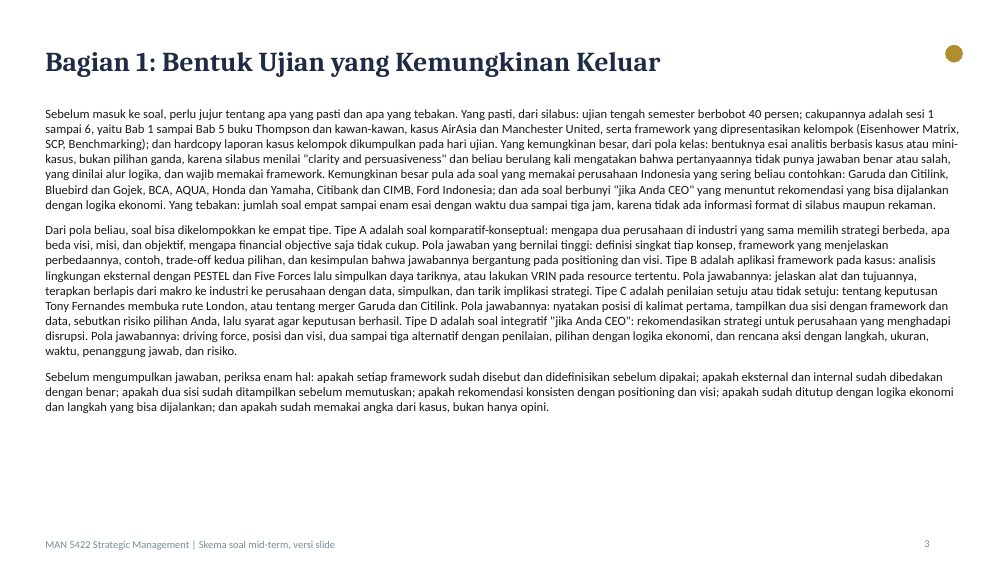
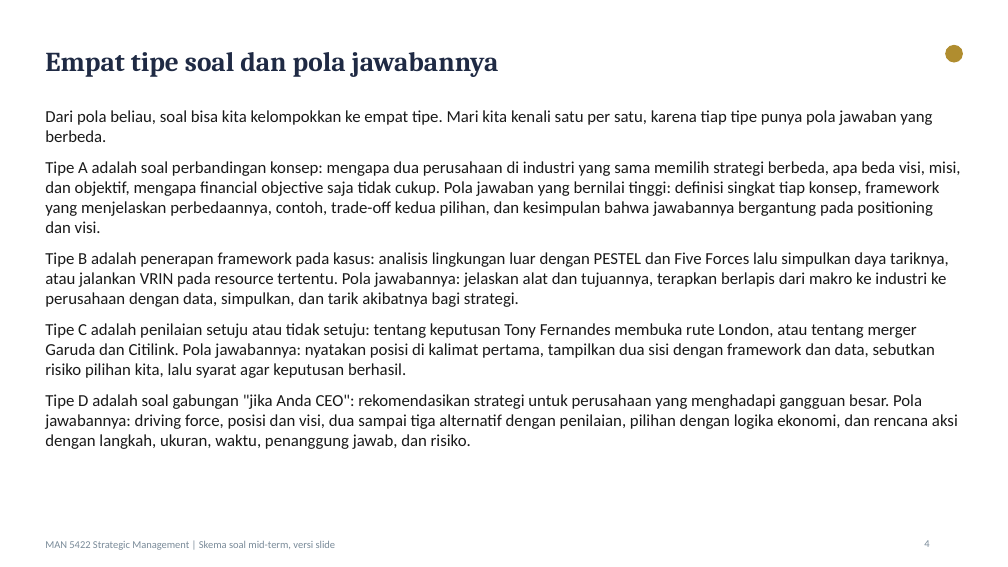
Before and after one commit to aslihabnuri/Dom-Manipulation, a slide deck: slide 4 of Materi_SM_MidTerm/Skema_Soal_dan_Jawaban_Model_MidTerm.pptx (slide 3 before the commit). Drawn at 1008x567 pixels with LibreOffice and Linux fonts; fonts in the diff are those of the drawing. Boxes give left, top, right and bottom in pixels: in the first picture for what was removed or moved away, otherwise in the second. Text is boxed around its words. In the diff, an @@ line names an element or a change of style, - is before the commit and + after.

```diff
--- a/Materi_SM_MidTerm/Skema_Soal_dan_Jawaban_Model_MidTerm.pptx
+++ b/Materi_SM_MidTerm/Skema_Soal_dan_Jawaban_Model_MidTerm.pptx
@@ title at <box>45,52,499,77</box>: text changed @@
-Bagian 1: Bentuk Ujian yang Kemungkinan Keluar
+Empat tipe soal dan pola jawabannya
@@ text at <box>45,110,961,449</box>: text changed; size 12 to 16 pt @@
-Sebelum masuk ke soal, perlu jujur tentang apa yang pasti dan apa yang tebakan. Yang pasti, dari silabus: ujian tengah semester berbobot 40 persen; cakupannya adalah sesi 1 sampai 6, yaitu Bab 1 sampai Bab 5 buku Thompson dan kawan-kawan, kasus AirAsia dan Manchester United, serta framework yang dipresentasikan kelompok (Eisenhower Matrix, SCP, Benchmarking); dan hardcopy laporan kasus kelompok dikumpulkan pada hari ujian. Yang kemungkinan besar, dari pola kelas: bentuknya esai analitis berbasis kasus atau mini-kasus, bukan pilihan ganda, karena silabus menilai "clarity and persuasiveness" dan beliau berulang kali mengatakan bahwa pertanyaannya tidak punya jawaban benar atau salah, yang dinilai alur logika, dan wajib memakai framework. Kemungkinan besar pula ada soal yang memakai perusahaan Indonesia yang sering beliau contohkan: Garuda dan Citilink, Bluebird dan Gojek, BCA, AQUA, Honda dan Yamaha, Citibank dan CIMB, Ford Indonesia; dan ada soal berbunyi "jika Anda CEO" yang menuntut rekomendasi yang bisa dijalankan dengan logika ekonomi. Yang tebakan: jumlah soal empat sampai enam esai dengan waktu dua sampai tiga jam, karena tidak ada informasi format di silabus maupun rekaman.
-Dari pola beliau, soal bisa dikelompokkan ke empat tipe. Tipe A adalah soal komparatif-konseptual: mengapa dua perusahaan di industri yang sama memilih strategi berbeda, apa beda visi, misi, dan objektif, mengapa financial objective saja tidak cukup. Pola jawaban yang bernilai tinggi: definisi singkat tiap konsep, framework yang menjelaskan perbedaannya, contoh, trade-off kedua pilihan, dan kesimpulan bahwa jawabannya bergantung pada positioning dan visi. Tipe B adalah aplikasi framework pada kasus: analisis lingkungan eksternal dengan PESTEL dan Five Forces lalu simpulkan daya tariknya, atau lakukan VRIN pada resource tertentu. Pola jawabannya: jelaskan alat dan tujuannya, terapkan berlapis dari makro ke industri ke perusahaan dengan data, simpulkan, dan tarik implikasi strategi. Tipe C adalah penilaian setuju atau tidak setuju: tentang keputusan Tony Fernandes membuka rute London, atau tentang merger Garuda dan Citilink. Pola jawabannya: nyatakan posisi di kalimat pertama, tampilkan dua sisi dengan framework dan data, sebutkan risiko pilihan Anda, lalu syarat agar keputusan berhasil. Tipe D adalah soal integratif "jika Anda CEO": rekomendasikan strategi untuk perusahaan yang menghadapi disrupsi. Pola jawabannya: driving force, posisi dan visi, dua sampai tiga alternatif dengan penilaian, pilihan dengan logika ekonomi, dan rencana aksi dengan langkah, ukuran, waktu, penanggung jawab, dan risiko.
-Sebelum mengumpulkan jawaban, periksa enam hal: apakah setiap framework sudah disebut dan didefinisikan sebelum dipakai; apakah eksternal dan internal sudah dibedakan dengan benar; apakah dua sisi sudah ditampilkan sebelum memutuskan; apakah rekomendasi konsisten dengan positioning dan visi; apakah sudah ditutup dengan logika ekonomi dan langkah yang bisa dijalankan; dan apakah sudah memakai angka dari kasus, bukan hanya opini.
+Dari pola beliau, soal bisa kita kelompokkan ke empat tipe. Mari kita kenali satu per satu, karena tiap tipe punya pola jawaban yang berbeda.
+Tipe A adalah soal perbandingan konsep: mengapa dua perusahaan di industri yang sama memilih strategi berbeda, apa beda visi, misi, dan objektif, mengapa financial objective saja tidak cukup. Pola jawaban yang bernilai tinggi: definisi singkat tiap konsep, framework yang menjelaskan perbedaannya, contoh, trade-off kedua pilihan, dan kesimpulan bahwa jawabannya bergantung pada positioning dan visi.
+Tipe B adalah penerapan framework pada kasus: analisis lingkungan luar dengan PESTEL dan Five Forces lalu simpulkan daya tariknya, atau jalankan VRIN pada resource tertentu. Pola jawabannya: jelaskan alat dan tujuannya, terapkan berlapis dari makro ke industri ke perusahaan dengan data, simpulkan, dan tarik akibatnya bagi strategi.
+Tipe C adalah penilaian setuju atau tidak setuju: tentang keputusan Tony Fernandes membuka rute London, atau tentang merger Garuda dan Citilink. Pola jawabannya: nyatakan posisi di kalimat pertama, tampilkan dua sisi dengan framework dan data, sebutkan risiko pilihan kita, lalu syarat agar keputusan berhasil.
+Tipe D adalah soal gabungan "jika Anda CEO": rekomendasikan strategi untuk perusahaan yang menghadapi gangguan besar. Pola jawabannya: driving force, posisi dan visi, dua sampai tiga alternatif dengan penilaian, pilihan dengan logika ekonomi, dan rencana aksi dengan langkah, ukuran, waktu, penanggung jawab, dan risiko.
@@ page number at <box>924,540,929,547</box>: text changed @@
-3
+4
```
Also in this commit, not shown: 21 other slides changed, 4 slides added, 5 other files.
